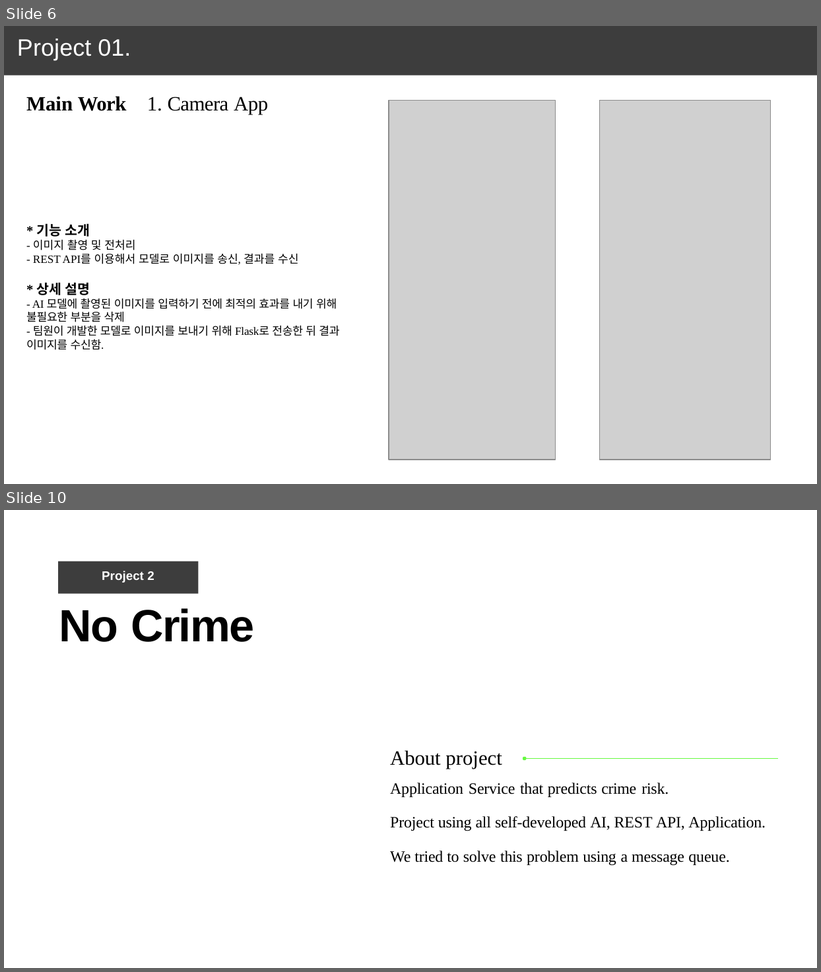
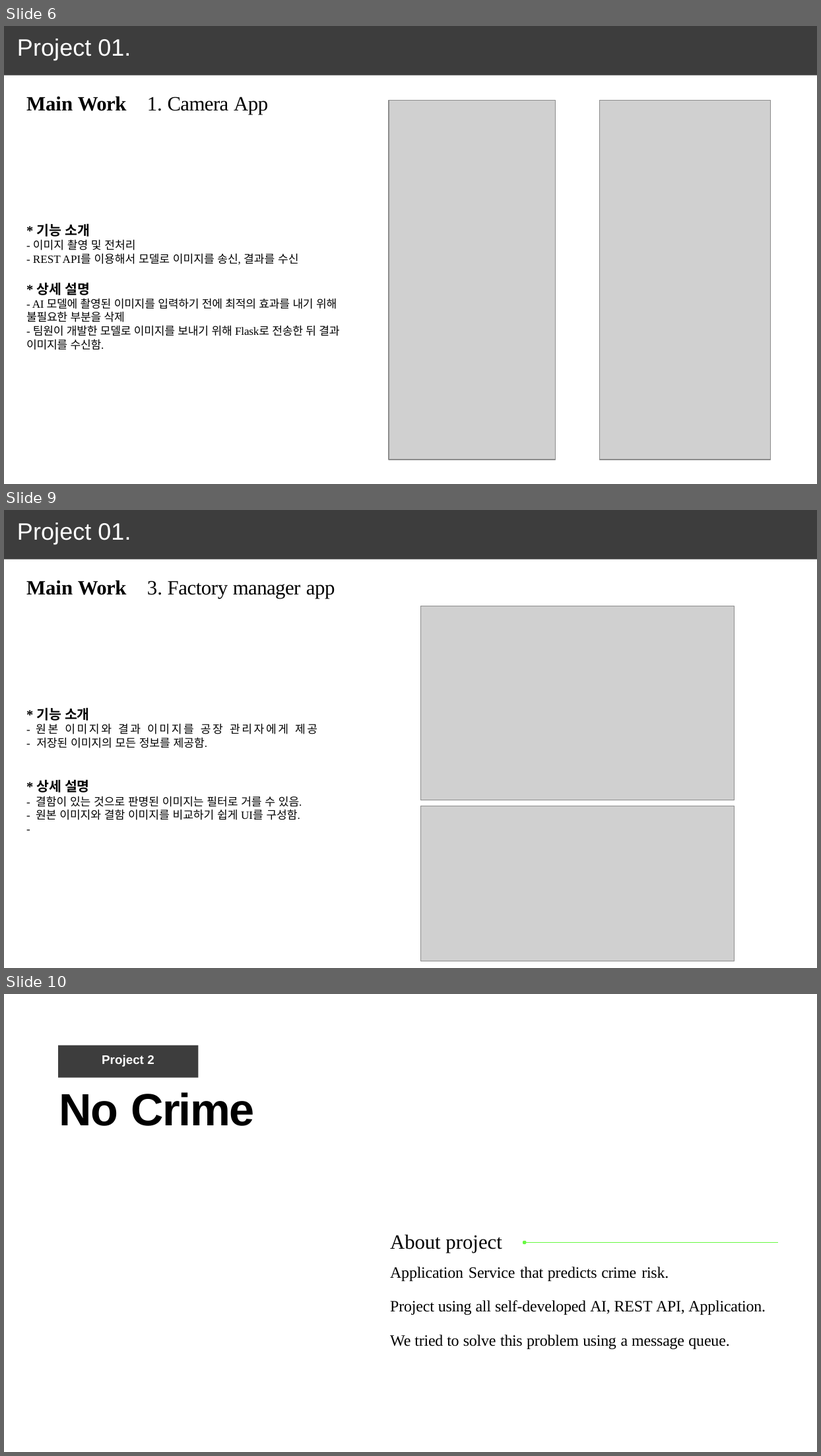
Before and after one commit to June222/June222.github.io, a slide deck: porfolio_kangjunwoo-010-5495-4551.pptx. Shown one above the other, each under a label of ours: slides 6 and 10 before the commit, slides 6, 9 and 10 after it; the slides between them are not shown. The pictures are 821x972 and 821x1456 pixels, drawn with LibreOffice and Linux fonts; fonts in the diff are those of the drawing; grey boxes stand for pictures. Boxes give left, top, right and bottom in pixels: in the first picture for what was removed or moved away, otherwise in the second. Text is boxed around its words. In the diff, an @@ line names an element or a change of style, - is before the commit and + after.

```diff
--- a/porfolio_kangjunwoo-010-5495-4551.pptx
+++ b/porfolio_kangjunwoo-010-5495-4551.pptx
@@ slide 9 added at (4,510,817,968), background #FFFFFF; not listed: 1 template element that a slide beside it also shows @@
@@ title added at (17,523,131,544), 21 pt, text #FFFFFF @@
+Project 01.
@@ text added at (26,580,127,595), 18 pt, text #000000, bold @@
+Main Work
@@ text added at (147,581,335,598), 18 pt, text #000000 @@
+3. Factory manager app
@@ picture added at (420,606,734,800) @@
@@ text added at (36,707,318,820), 10 pt, text #000000 @@
+* 기능 소개
+- 원본 이미지와 결과 이미지를 공장 관리자에게 제공
+- 저장된 이미지의 모든 정보를 제공함.
+* 상세 설명
+- 결함이 있는 것으로 판명된 이미지는 필터로 거를 수 있음.
+- 원본 이미지와 결함 이미지를 비교하기 쉽게 UI를 구성함.
+-
@@ picture added at (420,806,734,961) @@
```
Also in this commit, not shown: 1 slide changed, 1 other slide added, 2 slides removed.
